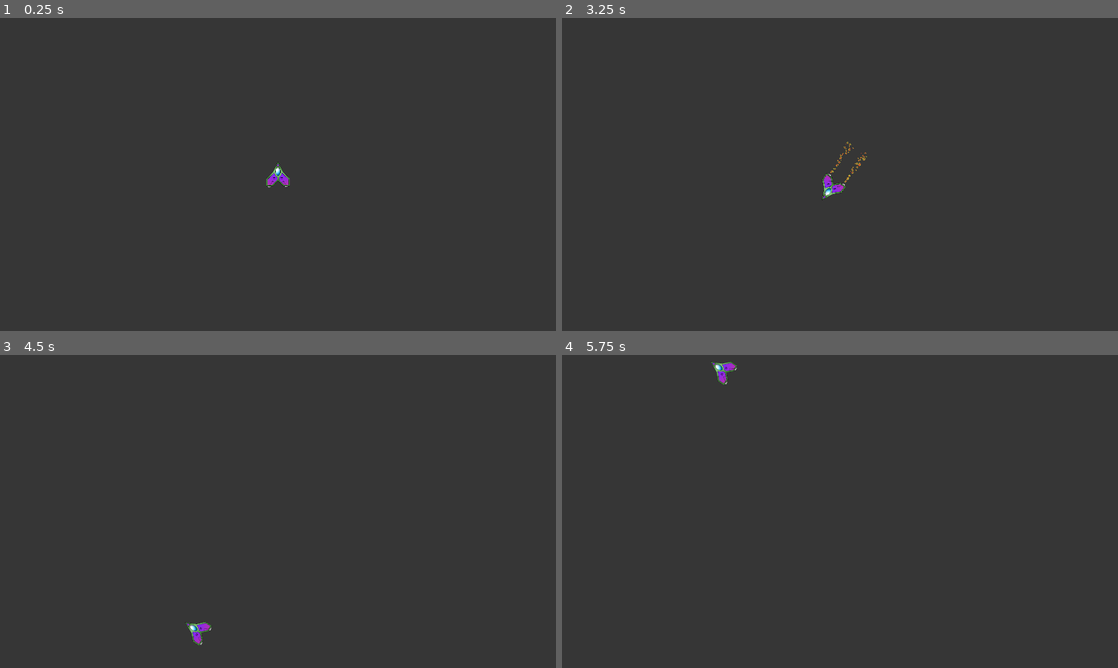
Above: before the commit, frames 1-4 (two rows, left to right).
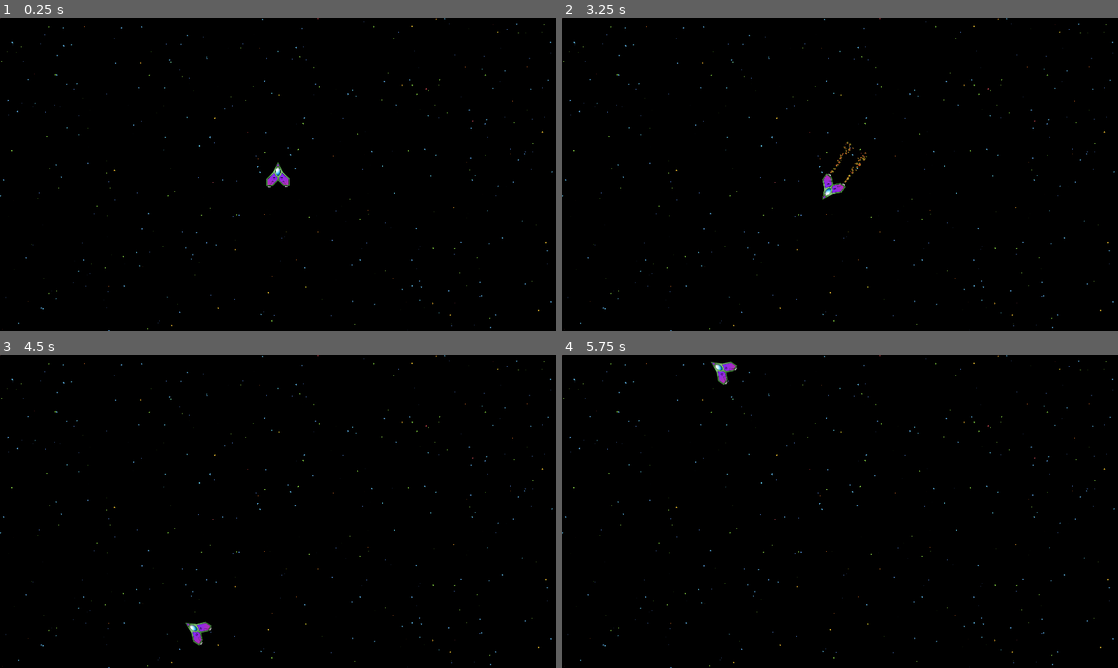
Above: after the commit, the same moments.

Repository: avrame/space-rocks-godot
Game: Godot game, scene res://main.tscn
The game is run twice, just before and just after one commit, with the same random seed, the same clock (stepped at 60 frames per second) and the same inputs.
Inputs:
- Up to frame 1 (0.25 s): no input
- Up to frame 2 (3.25 s): tap Enter at 0.5 s; hold Right (rotate-right) 0.53-1.28 s; hold Left (rotate-left) 1.28-2.03 s; hold Right (rotate-right) 2.03-2.78 s; hold Up (thrust) from 2.78 s (still down)
- Up to frame 3 (4.5 s): release Up (thrust) at 3.53 s; hold Left (rotate-left) from 3.53 s (still down)
- Up to frame 4 (5.75 s): keep holding Left (rotate-left)

The runs differ from the first frame. In frame 1, 100% of the frame differs, in the area x 0-100%, y 0-100%; in frame 2, 100%; in frame 3, 100%; in frame 4, 100%.

Commit message:
Added stars

Diff:
--- a/main.tscn
+++ b/main.tscn
@@ -1,7 +1,15 @@
-[gd_scene load_steps=2 format=3 uid="uid://drf60pjfuwn0c"]
+[gd_scene load_steps=4 format=3 uid="uid://drf60pjfuwn0c"]
 
 [ext_resource type="PackedScene" uid="uid://bke7ht6hwx7em" path="res://space_ship.tscn" id="1_a267v"]
+[ext_resource type="Script" path="res://stars.gd" id="1_wiitc"]
+[ext_resource type="PackedScene" uid="uid://crouufakoiel1" path="res://star.tscn" id="2_ds7om"]
 
 [node name="Main" type="Node2D"]
 
+[node name="Stars" type="Node2D" parent="."]
+position = Vector2(2.08165e-12, 2.08165e-12)
+script = ExtResource("1_wiitc")
+
+[node name="Star" parent="Stars" instance=ExtResource("2_ds7om")]
+
 [node name="SpaceShip" parent="." instance=ExtResource("1_a267v")]
--- a/project.godot
+++ b/project.godot
@@ -21,6 +21,7 @@
 window/size/viewport_height=1080
 window/size/mode=3
 window/stretch/mode="viewport"
+window/stretch/aspect="expand"
 
 [input]
 
@@ -47,4 +48,4 @@
 
 renderer/rendering_method="gl_compatibility"
 renderer/rendering_method.mobile="gl_compatibility"
-environment/defaults/default_clear_color=Color(0.212305, 0.212305, 0.212305, 1)
+environment/defaults/default_clear_color=Color(0, 0, 0, 1)
--- /dev/null
+++ b/star.tscn
@@ -0,0 +1,10 @@
+[gd_scene load_steps=2 format=3 uid="uid://crouufakoiel1"]
+
+[ext_resource type="Texture2D" uid="uid://dh2a7rmfxk8dm" path="res://stars.png" id="1_lc1sg"]
+
+[node name="Star" type="Sprite2D"]
+texture_filter = 1
+position = Vector2(2.08165e-12, 2.08165e-12)
+texture = ExtResource("1_lc1sg")
+hframes = 4
+vframes = 4
--- /dev/null
+++ b/stars.gd
@@ -0,0 +1,26 @@
+extends Node2D
+
+var star_scene = preload("res://star.tscn")
+
+# Called when the node enters the scene tree for the first time.
+func _ready() -> void:
+	var viewport_width = get_viewport_rect().size.x
+	var viewport_height = get_viewport_rect().size.y
+	for i in range(500):
+		var star = star_scene.instantiate()
+		var x_pos = randi_range(0, viewport_width)
+		var y_pos = randi_range(0, viewport_height)
+		var frame_num = floor(randfn(7.5, 2.5))
+		if frame_num < 0:
+			frame_num = 0
+		elif frame_num > 15:
+			frame_num = 15
+
+		star.position = Vector2(x_pos, y_pos)
+		star.frame = frame_num
+		add_child(star)
+
+
+# Called every frame. 'delta' is the elapsed time since the previous frame.
+func _process(_delta: float) -> void:
+	pass
Binary file added: stars.png
Not shown, added: stars.png.import
